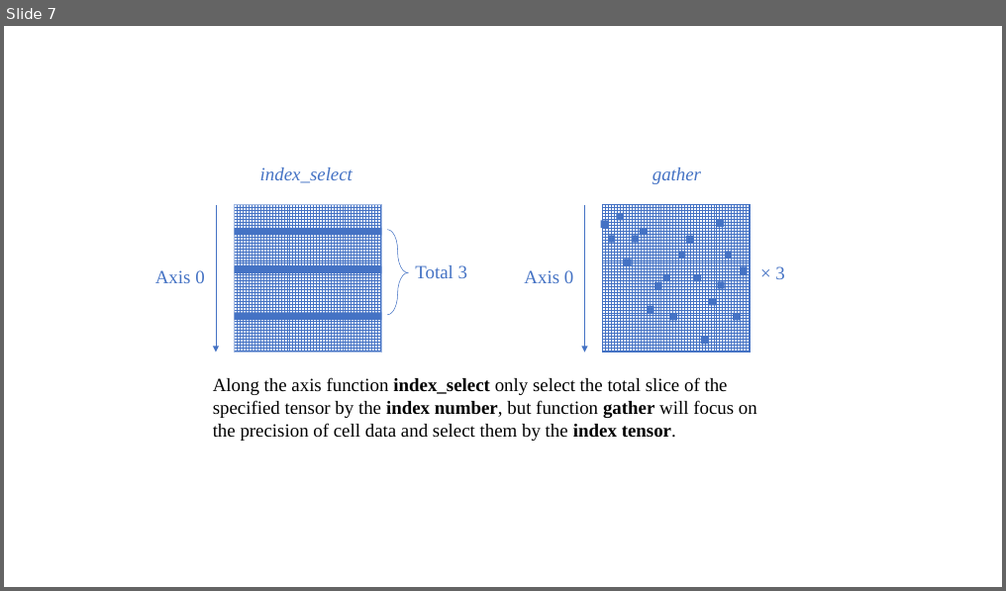
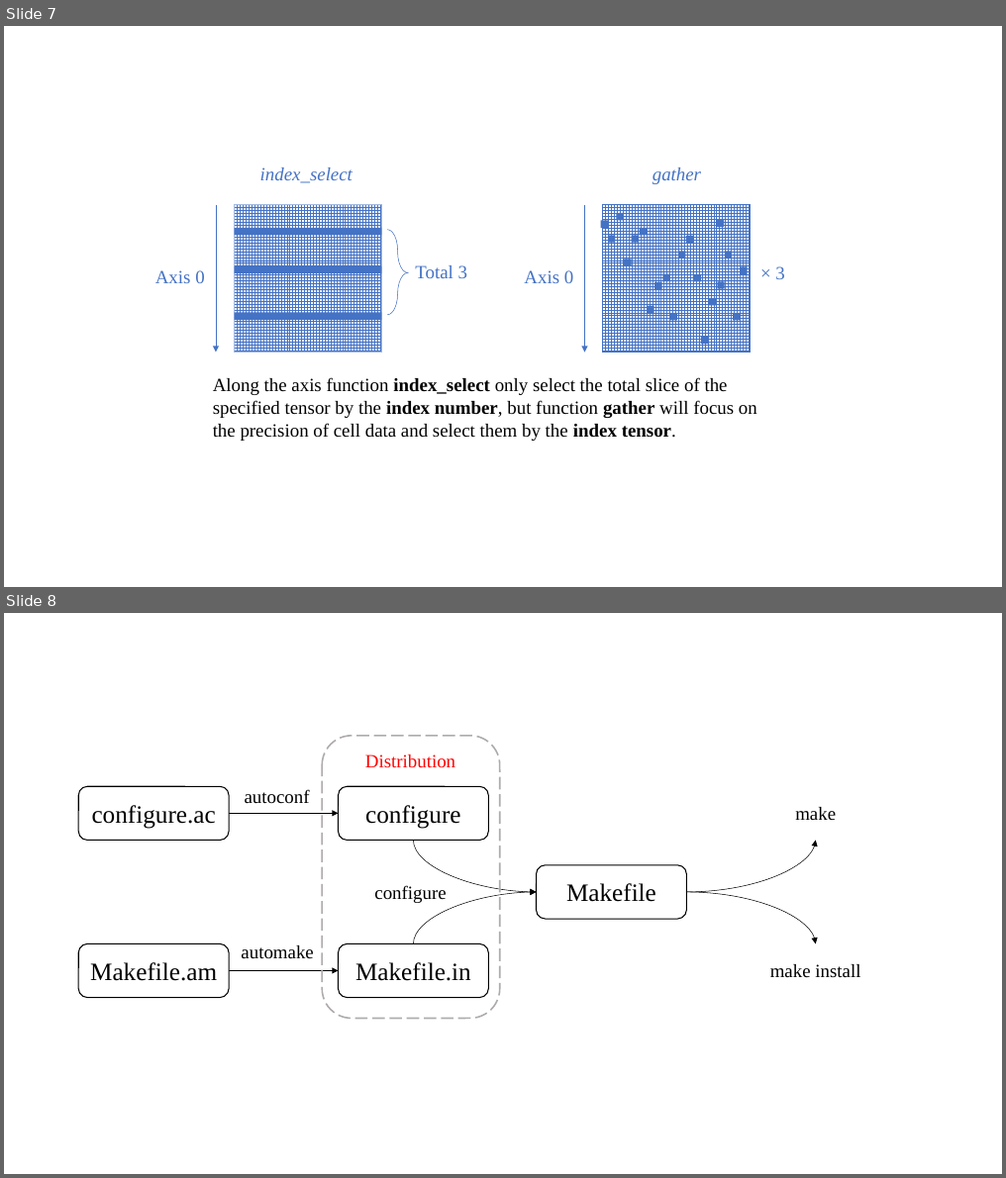
Before and after one commit to 1272652761/tristone13th.github.io, a slide deck: img/plot.pptx. Shown one above the other, each under a label of ours: slide 7 before the commit, slides 7 and 8 after it. The pictures are 1006x591 and 1006x1178 pixels, drawn with LibreOffice and Linux fonts; fonts in the diff are those of the drawing. Boxes give left, top, right and bottom in pixels: in the first picture for what was removed or moved away, otherwise in the second. Text is boxed around its words. In the diff, an @@ line names an element or a change of style, - is before the commit and + after.

```diff
--- a/img/plot.pptx
+++ b/img/plot.pptx
@@ slide 8 added at (4,613,1002,1174), background #FFFFFF @@
@@ rounded rectangle added at (322,736,500,1019), outline #AFABAB 1.5 pt dashed @@
@@ text added at (365,755,455,768), 18 pt, text #FF0000 @@
+Distribution
@@ rounded rectangle added at (79,786,230,841), outline #000000 1 pt @@
@@ text added at (245,789,310,804), 18 pt, text #000000 @@
+autoconf
@@ rounded rectangle added at (338,786,488,841), outline #000000 1 pt @@
@@ text added at (92,805,216,829), 24 pt, text #000000 @@
+configure.ac
@@ arrow added from (229, 814) to (338, 814), #000000 0.5 pt @@
@@ text added at (365,805,461,829), 24 pt, text #000000 @@
+configure
@@ text added at (795,807,836,820), 18 pt, text #000000 @@
+make
@@ curved arrow added from (414, 841) to (537, 892), #000000 0.5 pt @@
@@ curved arrow added from (687, 892) to (816, 841), #000000 0.5 pt @@
@@ rounded rectangle added at (537,865,687,919), outline #000000 1 pt @@
@@ text added at (374,885,446,903), 18 pt, text #000000 @@
+configure
@@ curved arrow added from (414, 944) to (537, 892), #000000 0.5 pt @@
@@ text added at (566,883,656,902), 24 pt, text #000000 @@
+Makefile
@@ curved arrow added from (687, 892) to (816, 944), #000000 0.5 pt @@
@@ rounded rectangle added at (79,944,230,998), outline #000000 1 pt @@
@@ text added at (90,962,217,981), 24 pt, text #000000 @@
+Makefile.am
@@ text added at (241,946,313,959), 18 pt, text #000000 @@
+automake
@@ rounded rectangle added at (338,944,488,998), outline #000000 1 pt @@
@@ text added at (355,962,471,981), 24 pt, text #000000 @@
+Makefile.in
@@ text added at (770,964,860,978), 18 pt, text #000000 @@
+make install
@@ arrow added from (229, 970) to (338, 970), #000000 0.5 pt @@
```
Also in this commit, not shown: 3 other files.
